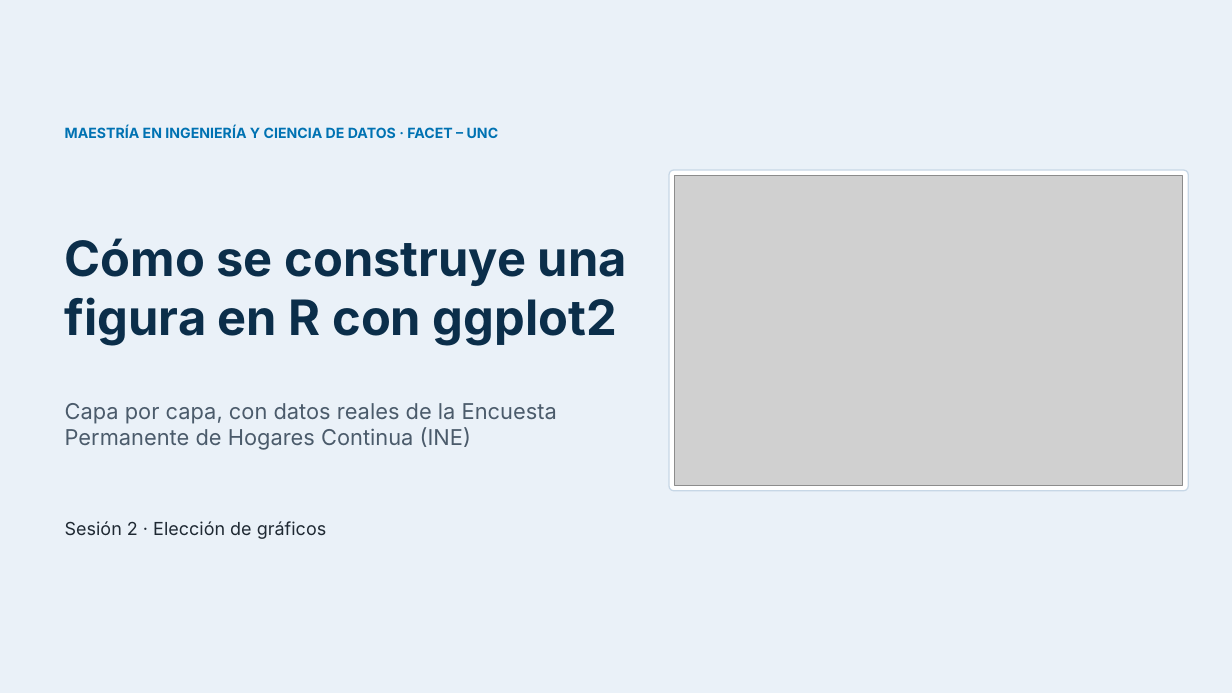
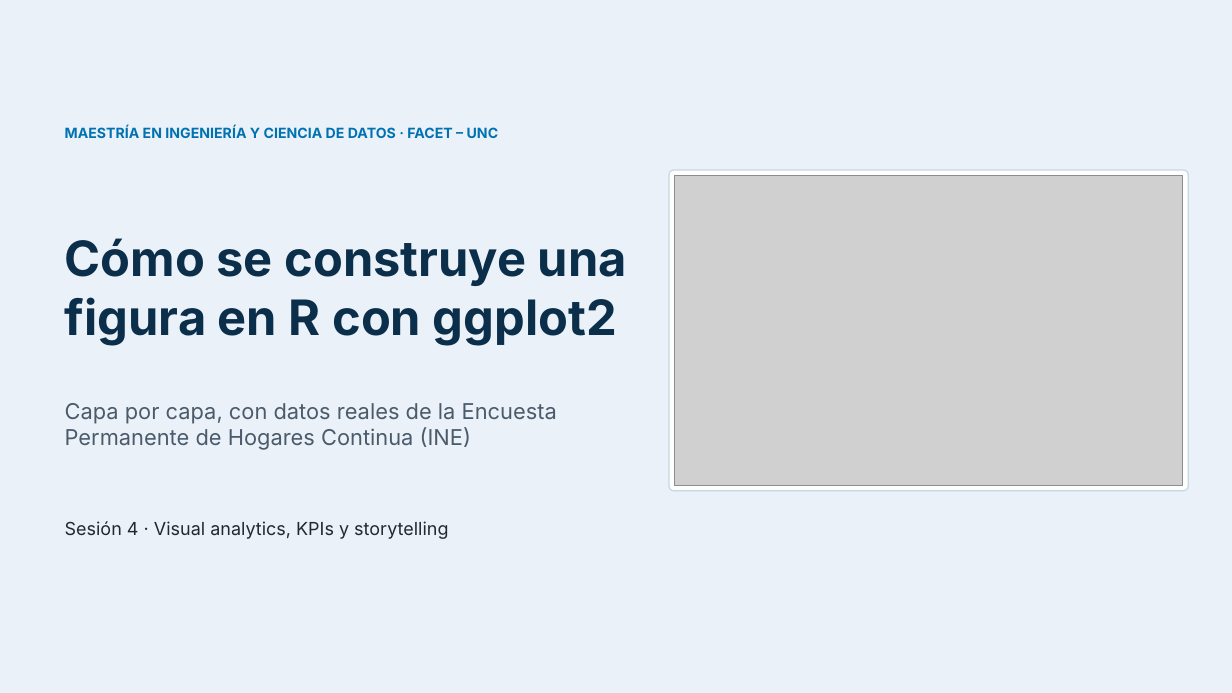
Before and after one commit to diegomezapy/curso_visualiza_datos_UNC, a slide deck: slide 1 of aula/media/unidad2_ggplot/fuentes/ggplot2_capa_por_capa.pptx. Drawn at 1232x693 pixels with LibreOffice and Linux fonts; fonts in the diff are those of the drawing; grey boxes stand for pictures. Boxes give left, top, right and bottom in pixels: in the first picture for what was removed or moved away, otherwise in the second. Text is boxed around its words. In the diff, an @@ line names an element or a change of style, - is before the commit and + after.

```diff
--- a/aula/media/unidad2_ggplot/fuentes/ggplot2_capa_por_capa.pptx
+++ b/aula/media/unidad2_ggplot/fuentes/ggplot2_capa_por_capa.pptx
@@ text at bbox=[65, 521, 448, 539]: text changed @@
-Sesión 2 · Elección de gráficos
+Sesión 4 · Visual analytics, KPIs y storytelling
```
Also in this commit, not shown: 1 other slide changed, 27 other files.
